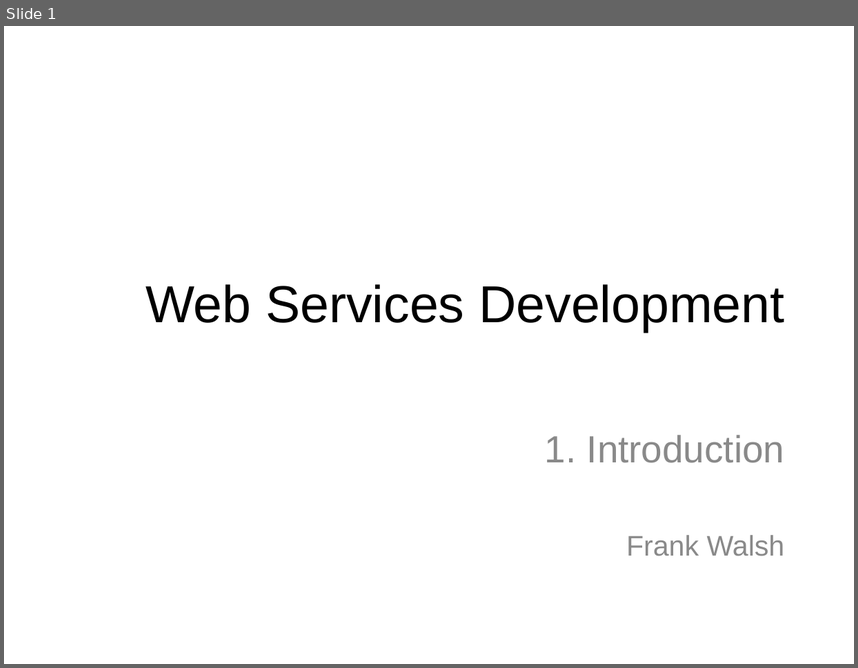
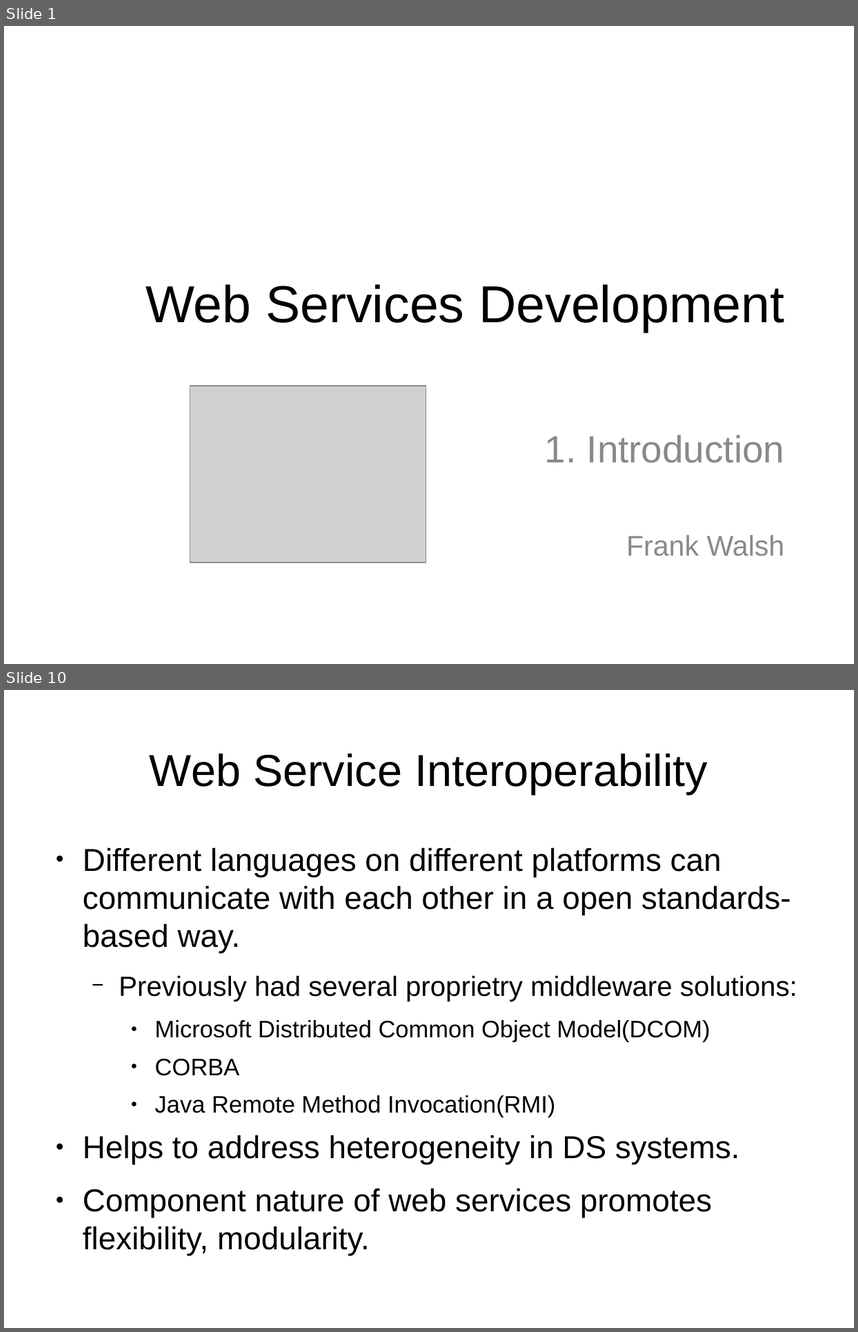
Before and after one commit to wit-computing/web-services-2016, a slide deck: topic01/talk-1/web-services-intro.odp. Shown one above the other, each under a label of ours: slide 1 before the commit, slides 1 and 10 after it; the slides between them are not shown. The pictures are 858x668 and 858x1332 pixels, drawn with LibreOffice and Linux fonts; fonts in the diff are those of the drawing; grey boxes stand for pictures. Boxes give left, top, right and bottom in pixels: in the first picture for what was removed or moved away, otherwise in the second. Text is boxed around its words. In the diff, an @@ line names an element or a change of style, - is before the commit and + after.

```diff
--- a/topic01/talk-1/web-services-intro.odp
+++ b/topic01/talk-1/web-services-intro.odp
@@ slide 10 added at [4,690,854,1328], background #FFFFFF @@
@@ title added at [150,753,708,794], 42.1 pt, text #000000 @@
+Web Service Interoperability
@@ text added at [83,847,797,1217], 29.8 pt, text #000000 @@
+● Different languages on different platforms can communicate with each other in a open standards-based way.
+  − Previously had several proprietry middleware solutions:
+    ● Microsoft Distributed Common Object Model(DCOM)
+    ● CORBA
+    ● Java Remote Method Invocation(RMI)
+● Helps to address heterogeneity in DS systems.
+● Component nature of web services promotes flexibility, modularity.
@@ slide 1 changed as well @@
@@ picture added at [190,385,426,562] @@
```
Also in this commit, not shown: 1 other slide changed, 15 other slides added, 2 other files.
